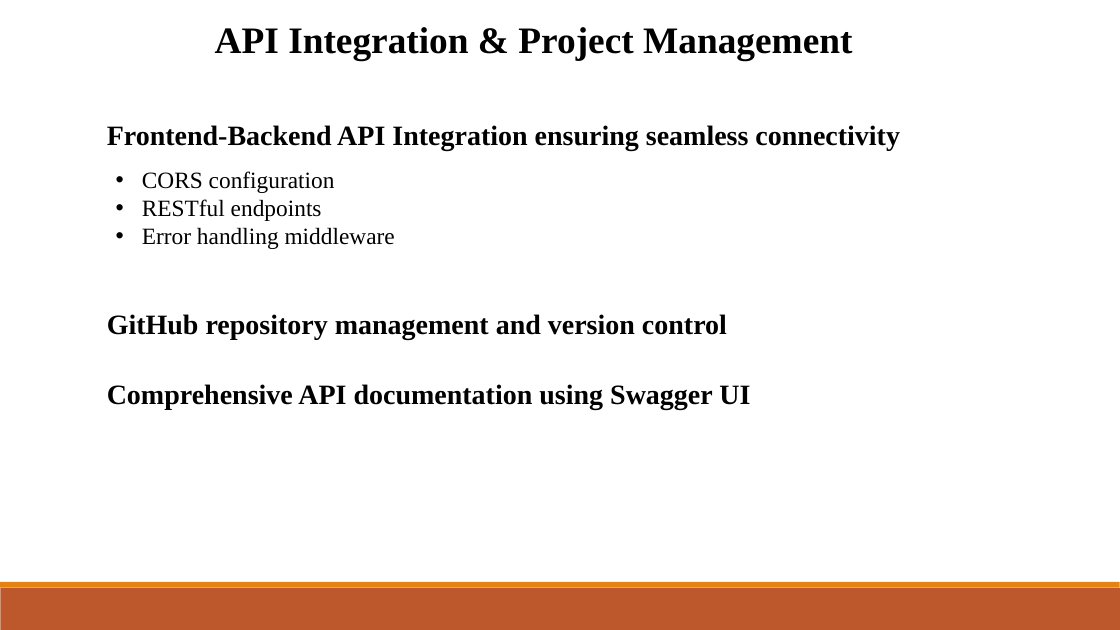
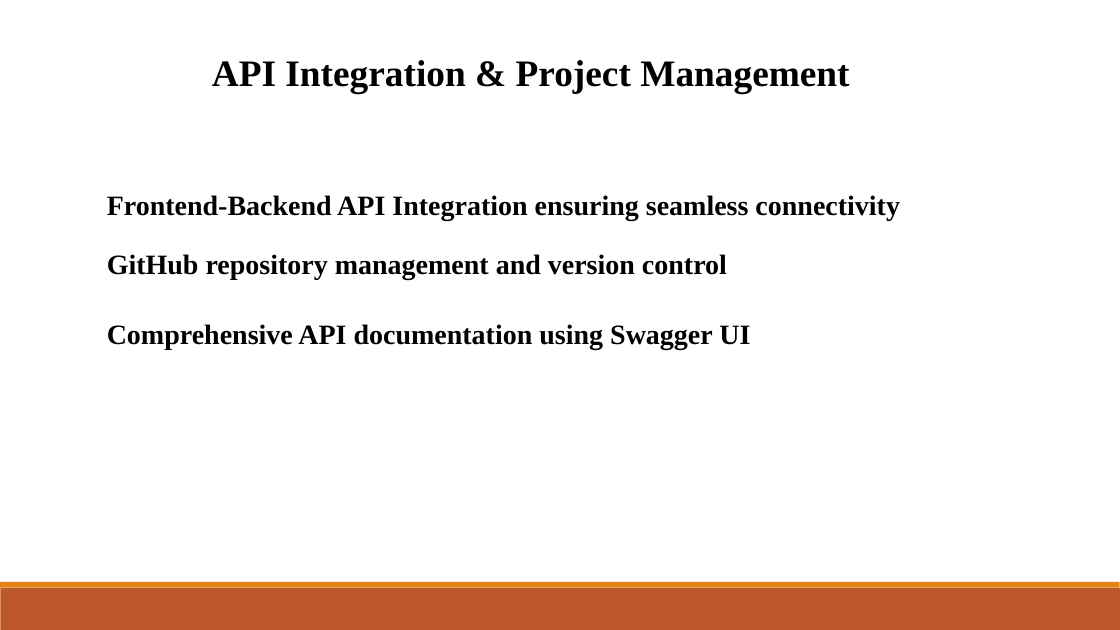
Before and after one commit to mimanchiou/seven, a slide deck: slide 10 of Final_ppt.pptx (slide 7 before the commit). Drawn at 1120x630 pixels with LibreOffice and Linux fonts; fonts in the diff are those of the drawing. Boxes give left, top, right and bottom in pixels: in the first picture for what was removed or moved away, otherwise in the second. Text is boxed around its words. In the diff, an @@ line names an element or a change of style, - is before the commit and + after.

```diff
--- a/Final_ppt.pptx
+++ b/Final_ppt.pptx
@@ text "API Integration & Project Management": place and size @@
-text "API Integration & Project Management" at bbox=[215, 27, 852, 61]
+text "API Integration & Project Management" at bbox=[212, 60, 849, 93]
@@ text removed at bbox=[142, 171, 395, 249] @@
-• CORS configuration
-• RESTful endpoints
-• Error handling middleware
@@ text "Frontend-Backend API Integration ensuring seamless ...": place and size @@
-text "Frontend-Backend API Integration ensuring seamless ..." at bbox=[107, 125, 900, 150]
+text "Frontend-Backend API Integration ensuring seamless ..." at bbox=[107, 195, 900, 220]
@@ text "GitHub repository management and version ...": place and size @@
-text "GitHub repository management and version ..." at bbox=[107, 314, 727, 340]
+text "GitHub repository management and version ..." at bbox=[107, 254, 727, 280]
@@ text "Comprehensive API documentation using Swagger ...": place and size @@
-text "Comprehensive API documentation using Swagger ..." at bbox=[107, 384, 750, 409]
+text "Comprehensive API documentation using Swagger ..." at bbox=[107, 324, 750, 349]
```
Also in this commit, not shown: 3 other slides changed, 12 slides added, 10 slides removed.
